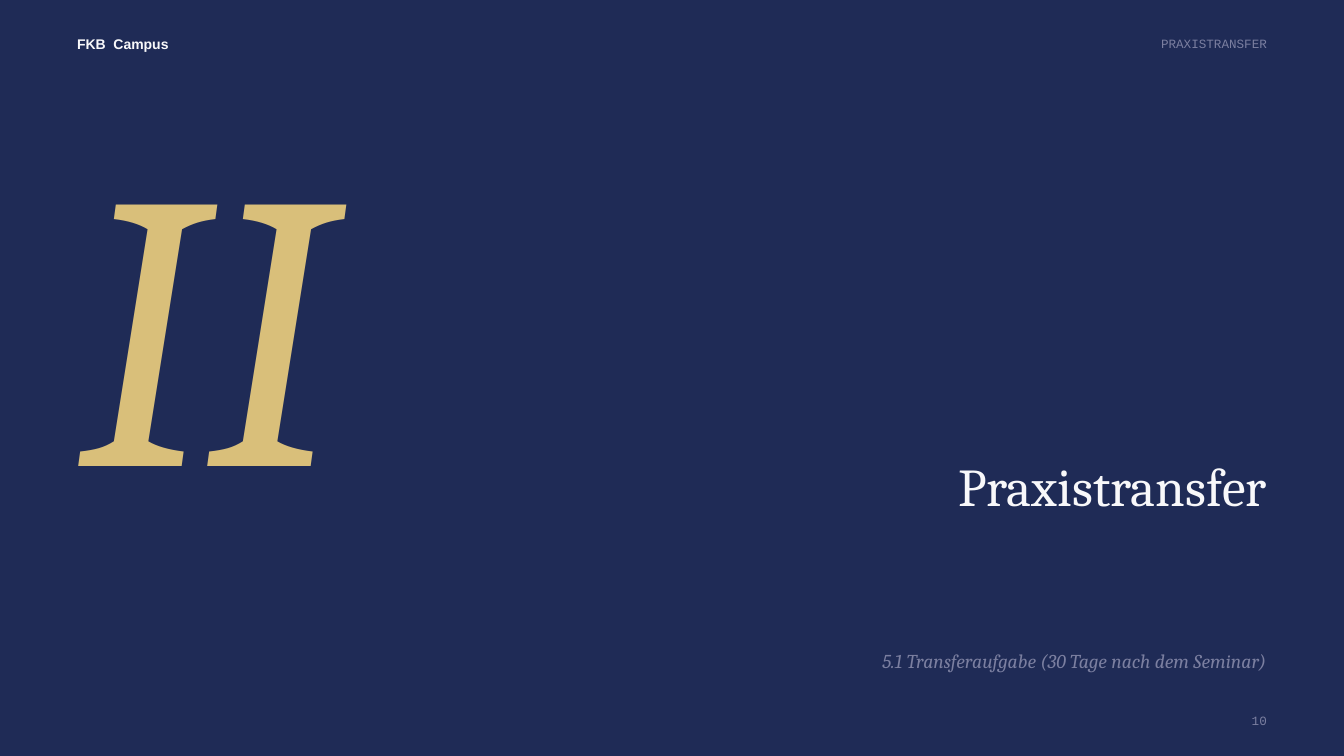
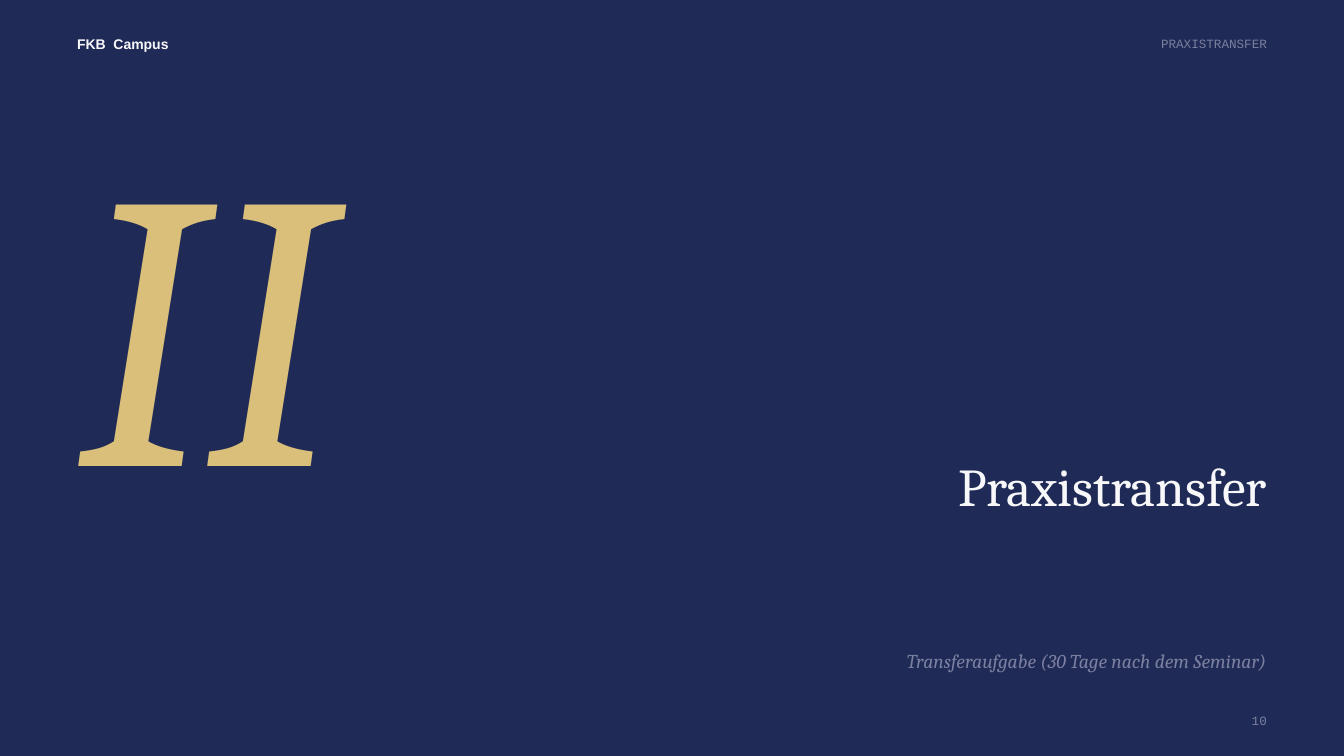
Before and after one commit to ck5rqc47pr-byte/firmenkundenakademie-online, a slide deck: slide 10 of public/downloads/praesentation/M01.pptx. Drawn at 1344x756 pixels with LibreOffice and Linux fonts; fonts in the diff are those of the drawing. Boxes give left, top, right and bottom in pixels: in the first picture for what was removed or moved away, otherwise in the second. Text is boxed around its words. In the diff, an @@ line names an element or a change of style, - is before the commit and + after.

```diff
--- a/public/downloads/praesentation/M01.pptx
+++ b/public/downloads/praesentation/M01.pptx
@@ text at bbox=[907, 654, 1266, 672]: text changed @@
-5.1 Transferaufgabe (30 Tage nach dem Seminar)
+Transferaufgabe (30 Tage nach dem Seminar)
```
Also in this commit, not shown: 10 other slides changed, 1 other file.
